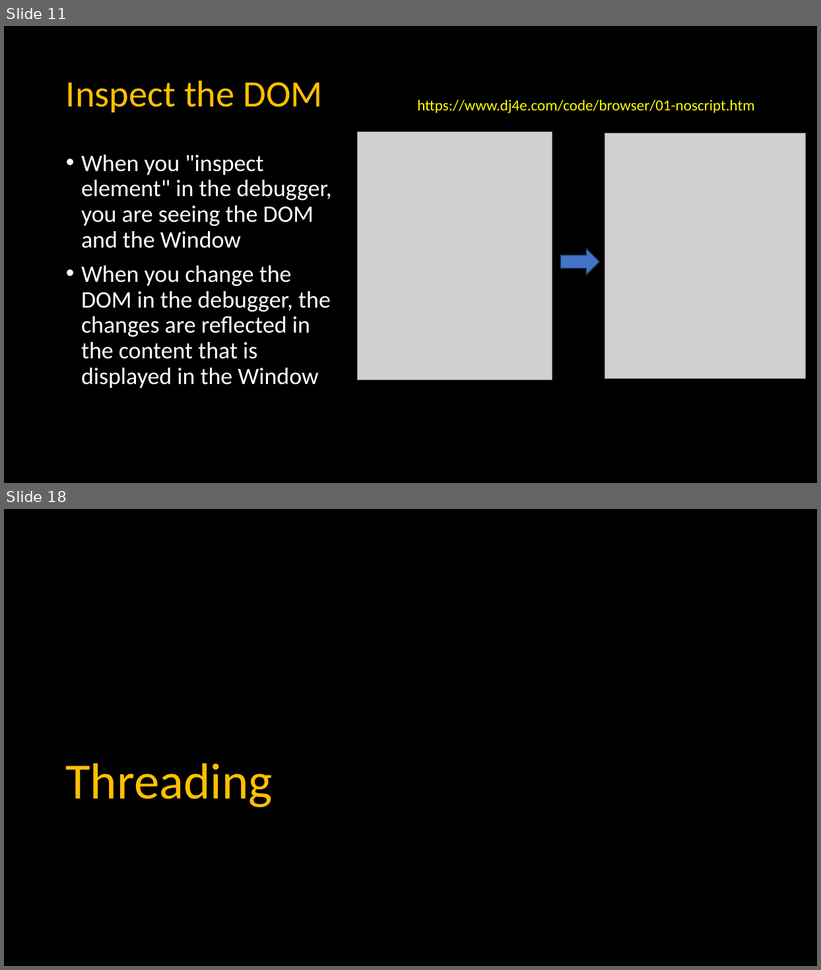
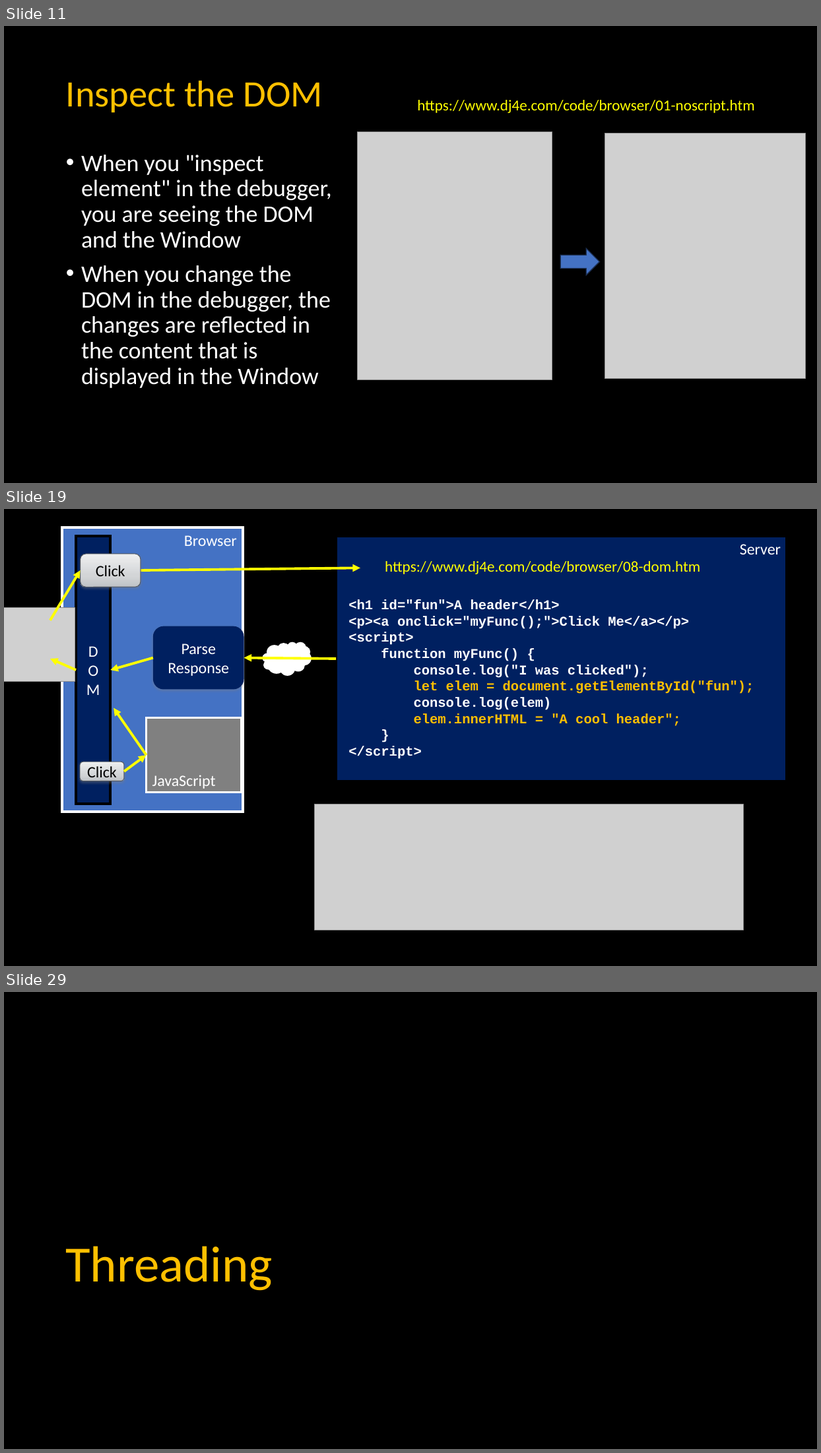
Before and after one commit to csev/dj4e, a slide deck: lectures/JS-03-Browser.pptx. Shown one above the other, each under a label of ours: slides 11 and 18 before the commit, slides 11, 19 and 29 after it; the slides between them are not shown. The pictures are 821x970 and 821x1453 pixels, drawn with LibreOffice and Linux fonts; fonts in the diff are those of the drawing; grey boxes stand for pictures. Boxes give left, top, right and bottom in pixels: in the first picture for what was removed or moved away, otherwise in the second. Text is boxed around its words. In the diff, an @@ line names an element or a change of style, - is before the commit and + after.

```diff
--- a/lectures/JS-03-Browser.pptx
+++ b/lectures/JS-03-Browser.pptx
@@ slide 19 added at bbox=[4, 509, 817, 966], background #000000 @@
@@ rectangle added at bbox=[63, 527, 243, 811], fill #4472C4, outline #FFFFFF 3 pt, 18.7 pt, text #FFFFFF @@
+Browser
@@ rectangle added at bbox=[76, 536, 110, 804], fill #002060, outline #000000 3 pt, 18.7 pt, text #FFFFFF @@
+D
+O
+M
@@ rectangle added at bbox=[336, 536, 787, 782], fill #002060, outline #000000 3 pt, 18.7 pt, text #FFFFFF @@
+Server
@@ rounded rectangle added at bbox=[81, 554, 141, 587], fill gradient #EEEFF0 to #D3D5D7 to #C0C3C7, outline #51565D 0.75 pt, 18.7 pt, text #000000 @@
+Click
@@ text added at bbox=[385, 561, 700, 574], 18 pt, text #FFFF00 @@
+https://www.dj4e.com/code/browser/08-dom.htm
@@ arrow added from (50, 621) to (81, 570), #FFFF00 3 pt @@
@@ arrow added from (141, 570) to (360, 568), #FFFF00 3 pt @@
@@ text added at bbox=[349, 600, 754, 759], 16 pt, text #FFFFFF, bold @@
+<h1 id="fun">A header</h1>
+<p><a onclick="myFunc();">Click Me</a></p>
+<script>
+function myFunc() {
+console.log("I was clicked");
+let elem = document.getElementById("fun");
+console.log(elem)
+elem.innerHTML = "A cool header";
+}
+</script>
@@ picture added at bbox=[4, 608, 75, 682] @@
@@ rounded rectangle added at bbox=[153, 626, 244, 690], fill #002060, 18.7 pt, text #FFFFFF @@
+Parse
+Response
@@ thought cloud added at bbox=[263, 642, 312, 675], fill #FFFFFF @@
@@ arrow added from (76, 670) to (50, 659), #FFFF00 3 pt @@
@@ arrow added from (153, 658) to (111, 670), #FFFF00 3 pt @@
@@ arrow added from (336, 659) to (244, 658), #FFFF00 3 pt @@
@@ arrow added from (146, 755) to (114, 708), #FFFF00 3 pt @@
@@ rectangle added at bbox=[146, 718, 241, 793], fill #808080, outline #FFFFFF 2.25 pt, 18.7 pt, text #FFFFFF @@
+JavaScript
@@ rounded rectangle added at bbox=[81, 762, 124, 782], fill gradient #EEEFF0 to #D3D5D7 to #C0C3C7, outline #51565D 0.75 pt, 18.7 pt, text #000000 @@
+Click
@@ arrow added from (124, 772) to (146, 755), #FFFF00 3 pt @@
@@ picture added at bbox=[315, 804, 744, 931] @@
@@ what was slide 18 is now slide 29 @@
```
Also in this commit, not shown: 2 slides changed, 15 other slides added, 14 slides removed, 27 other files.
